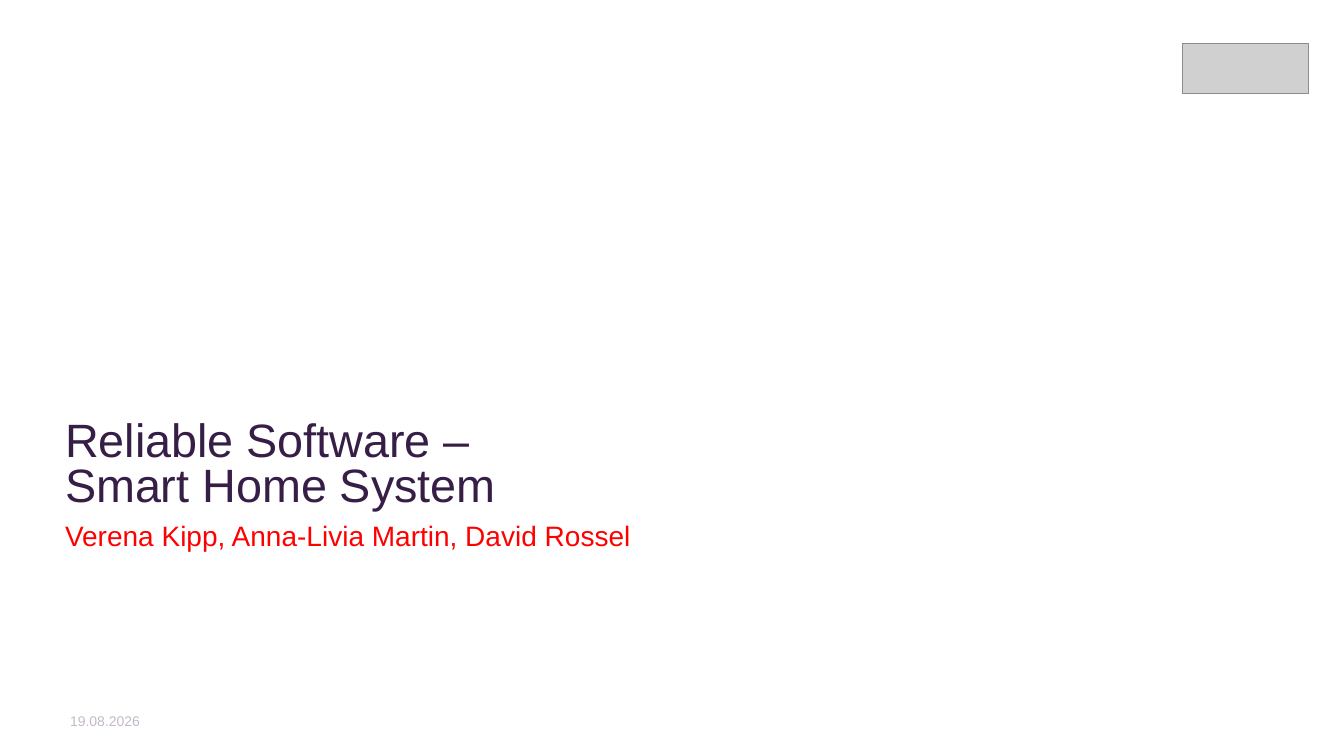
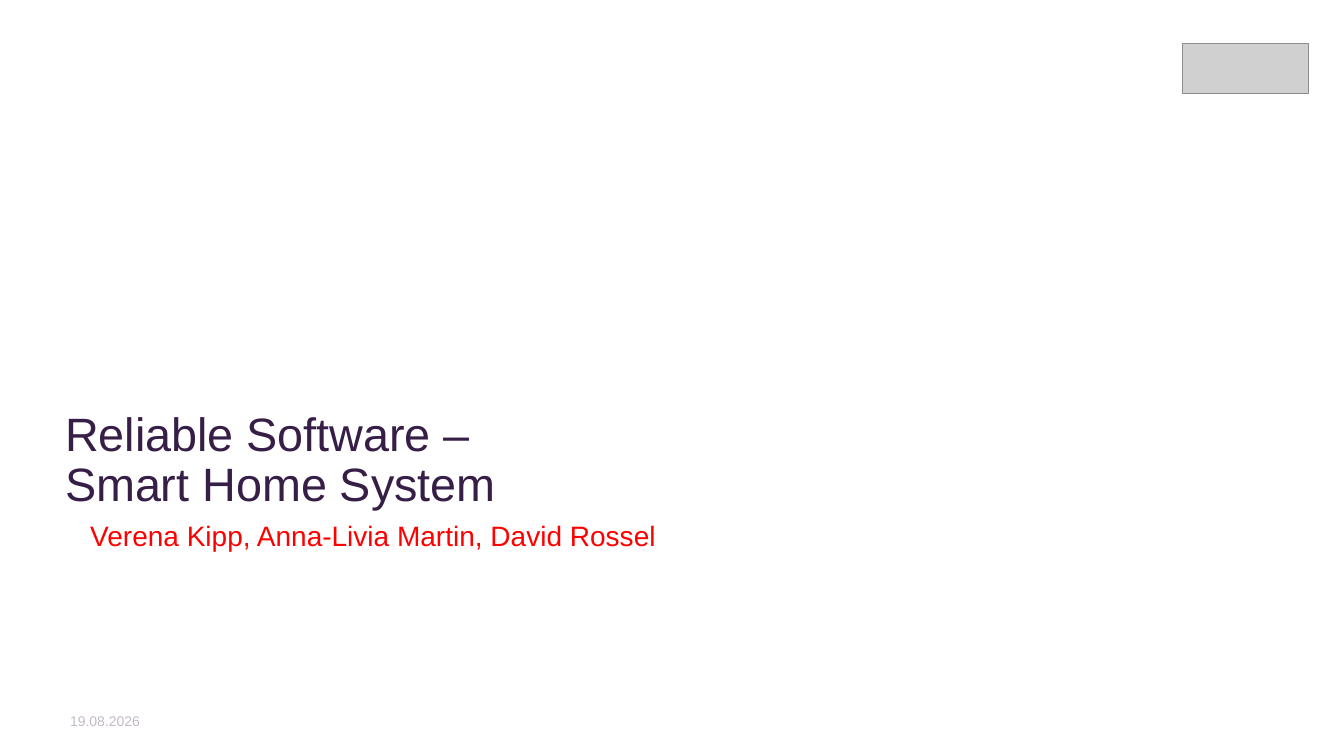
Before and after one commit to AnnaLiviaMartin/rs-smart-home, a slide deck: slide 1 of presentation/Smart_Home_Zugangskontrollsystem.pptx. Drawn at 1344x756 pixels with LibreOffice and Linux fonts; fonts in the diff are those of the drawing; grey boxes stand for pictures; background and template pictures are left out. Boxes give left, top, right and bottom in pixels: in the first picture for what was removed or moved away, otherwise in the second. Text is boxed around its words. In the diff, an @@ line names an element or a change of style, - is before the commit and + after.

```diff
--- a/presentation/Smart_Home_Zugangskontrollsystem.pptx
+++ b/presentation/Smart_Home_Zugangskontrollsystem.pptx
@@ title "Reliable Software – Smart Home ..." at (x1=65, y1=417, x2=496, y2=510): line spacing 0.8 to 0.9 @@
@@ subtitle "Verena Kipp, Anna-Livia Martin, David ..." at (x1=90, y1=525, x2=656, y2=551): indent changed @@
```
Also in this commit, not shown: 6 other slides changed, 21 slides added, 2 other files.
